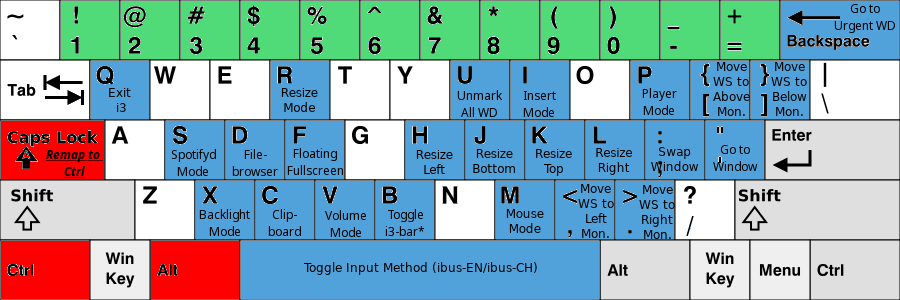
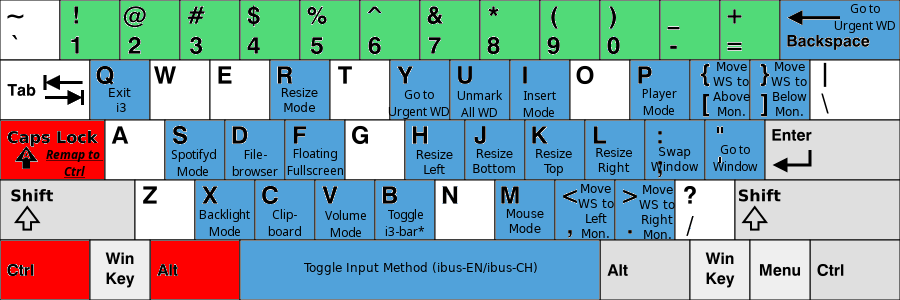
Two versions of the same layered image (900×300). Layer-by-layer changes:
added layer "Go to ... #2" above "Go to ..." over <box>388,90,449,119</box>
painted on "KB_United_States-NoAltGr.svg" over <box>391,61,449,119</box>
